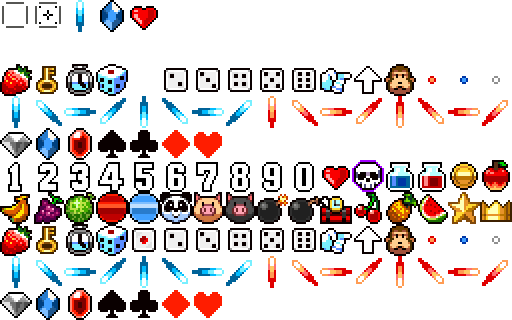
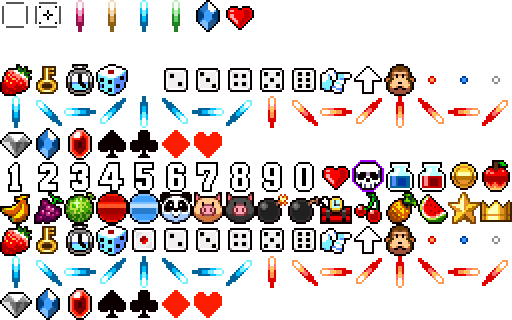
Revision of a layered 512×320 image; what changed, layer by layer:
painted on "icon0.png" over [76, 0, 254, 32]
